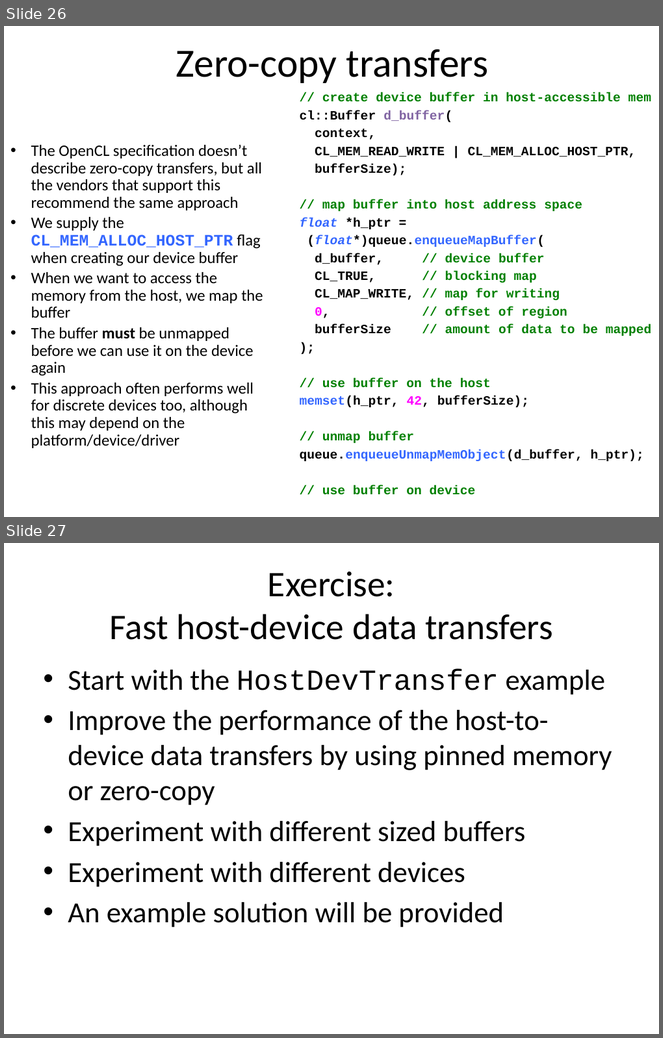
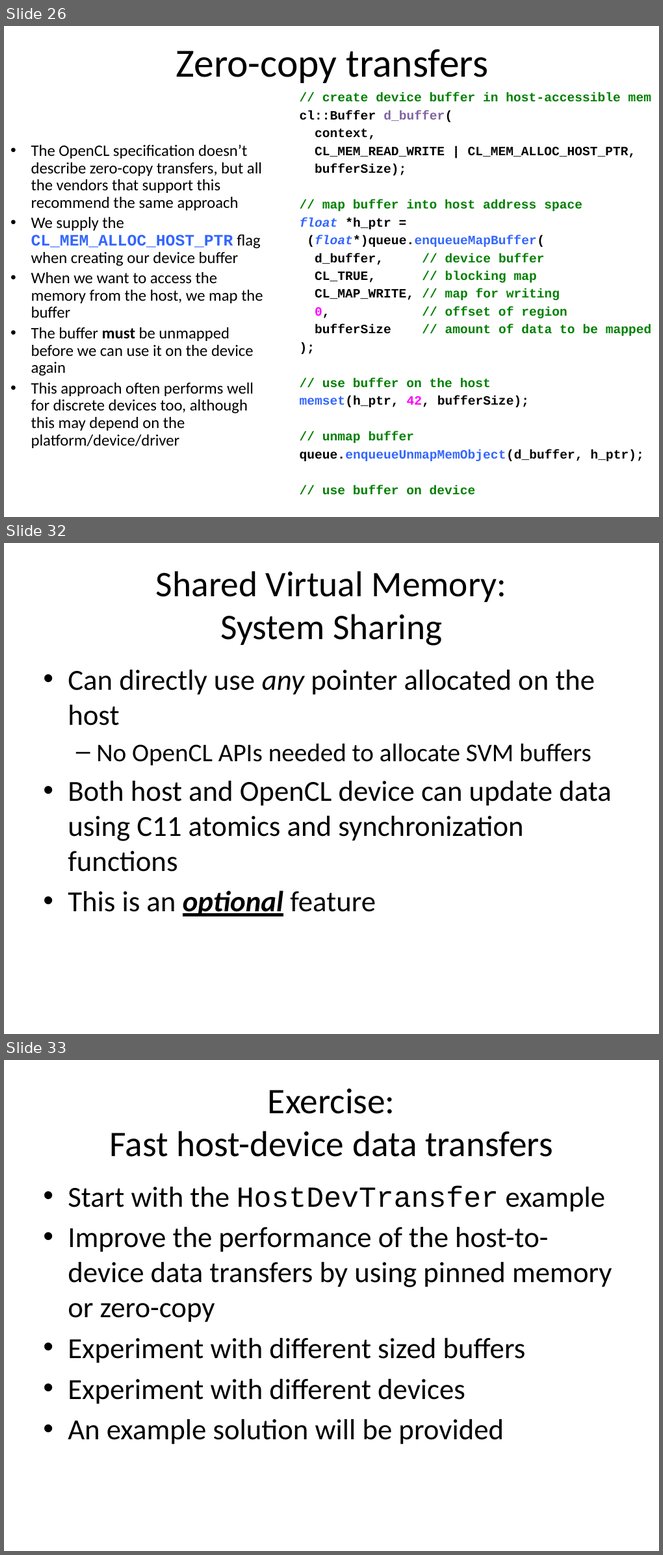
Before and after one commit to UoB-HPC/opencl-training-code, a slide deck: slides/advanced_part1.pptx. Shown one above the other, each under a label of ours: slides 26 and 27 before the commit, slides 26, 32 and 33 after it; the slides between them are not shown. The pictures are 663x1038 and 663x1555 pixels, drawn with LibreOffice and Linux fonts; fonts in the diff are those of the drawing. Boxes give left, top, right and bottom in pixels: in the first picture for what was removed or moved away, otherwise in the second. Text is boxed around its words. In the diff, an @@ line names an element or a change of style, - is before the commit and + after.

```diff
--- a/slides/advanced_part1.pptx
+++ b/slides/advanced_part1.pptx
@@ slide 32 added at (x1=4, y1=543, x2=659, y2=1034), background #FFFFFF @@
@@ title added at (x1=156, y1=571, x2=507, y2=646), 39.6 pt, text #000000 @@
+Shared Virtual Memory:
+System Sharing
@@ text added at (x1=68, y1=670, x2=612, y2=917), 32 pt, text #000000 @@
+• Can directly use any pointer allocated on the host
+  – No OpenCL APIs needed to allocate SVM buffers
+• Both host and OpenCL device can update data using C11 atomics and synchronization functions
+• This is an optional feature
@@ what was slide 27 is now slide 33 @@
```
Also in this commit, not shown: 5 other slides added.
